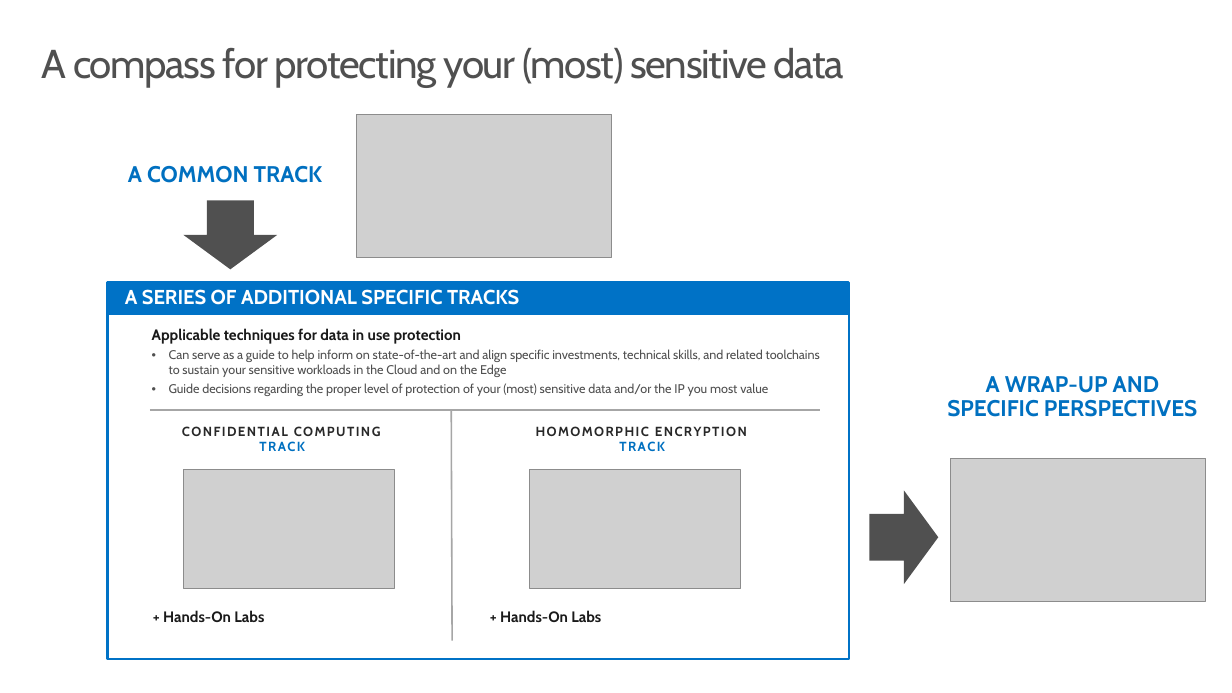
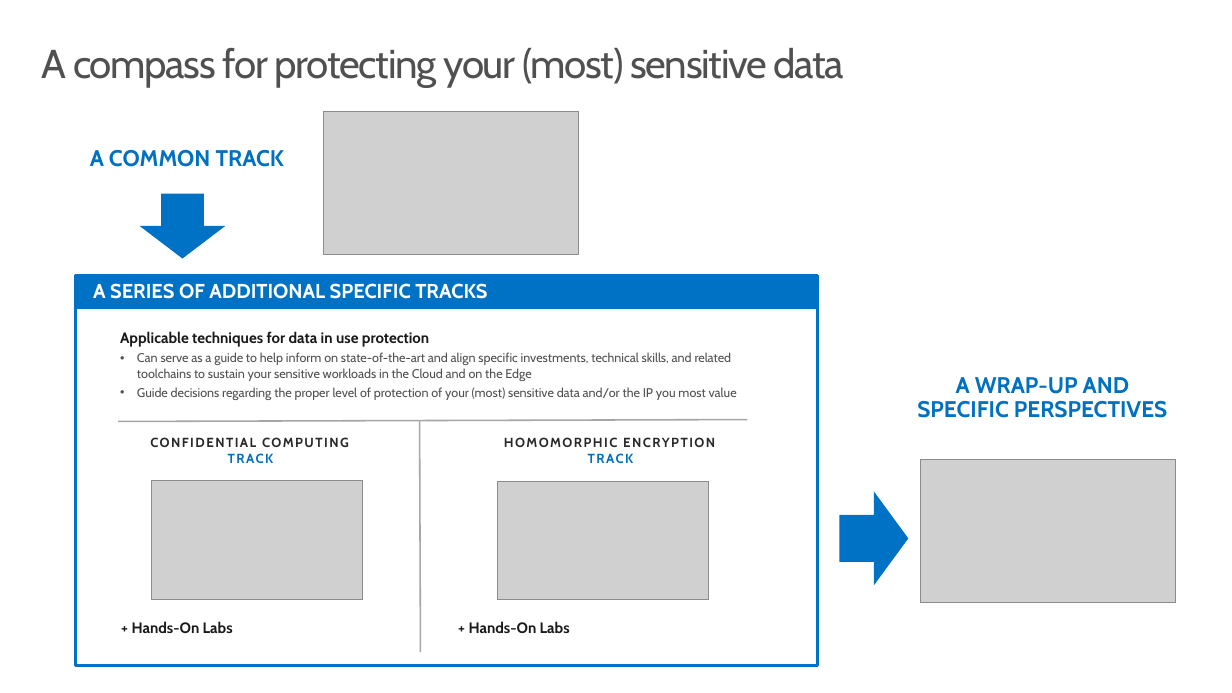
Before and after one commit to microsoft/data-in-use-protection-workshop, a slide deck: slide 5 of decks/Data in use Protection Compass - Introduction.pptx. Drawn at 1232x693 pixels with LibreOffice and Linux fonts; fonts in the diff are those of the drawing; grey boxes stand for pictures. Boxes give left, top, right and bottom in pixels: in the first picture for what was removed or moved away, otherwise in the second. Text is boxed around its words. In the diff, an @@ line names an element or a change of style, - is before the commit and + after.

```diff
--- a/decks/Data in use Protection Compass - Introduction.pptx
+++ b/decks/Data in use Protection Compass - Introduction.pptx
@@ picture: place and size @@
-picture at bbox=[357, 114, 611, 257]
+picture at bbox=[323, 111, 578, 255]
@@ text "A COMMON TRACK": place and size @@
-text "A COMMON TRACK" at bbox=[128, 166, 322, 183]
+text "A COMMON TRACK" at bbox=[90, 150, 284, 167]
@@ right arrow at bbox=[140, 193, 226, 258]: fill #505050 to #0072C6 @@
@@ right arrow: place and size @@
-right arrow at bbox=[183, 201, 277, 270]
+right arrow at bbox=[140, 193, 226, 258]
@@ rectangle "A SERIES OF ADDITIONAL SPECIFIC ...": place and size @@
-rectangle "A SERIES OF ADDITIONAL SPECIFIC ..." at bbox=[107, 283, 849, 313]
+rectangle "A SERIES OF ADDITIONAL SPECIFIC ..." at bbox=[75, 275, 817, 308]
@@ rounded rectangle: place and size @@
-rounded rectangle at bbox=[107, 290, 849, 659]
+rounded rectangle at bbox=[75, 284, 817, 666]
@@ text "Applicable techniques for data in ..." rewrapped from bbox=[152, 328, 820, 396] to bbox=[120, 331, 737, 400] @@
@@ line moved from (149, 409) - (821, 409) to (119, 421) - (747, 419) @@
@@ 4 texts, 2 pictures, 1 line: place and size @@
-4 texts, 2 pictures, 1 line at bbox=[152, 408, 779, 640]
+4 texts, 2 pictures, 1 line at bbox=[120, 419, 747, 652]
@@ 1 picture, 1 text, 1 right arrow: place and size @@
-1 picture, 1 text, 1 right arrow at bbox=[870, 376, 1205, 602]
+1 picture, 1 text, 1 right arrow at bbox=[840, 377, 1175, 602]
@@ right arrow at bbox=[840, 492, 909, 586]: fill #505050 to #0072C6 @@
```
Also in this commit, not shown: 3 other slides changed, 25 other files.
